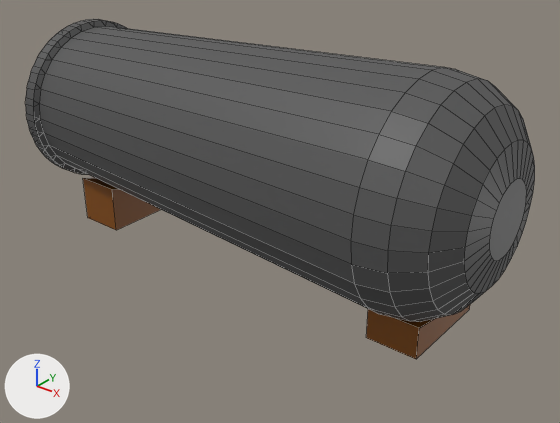
What one commit did to the FBX model Assets/Models/Obstacles/cannon.fbx.
Camera for both pictures: a camera (50 mm lens) standing at (5.4, -6.08, 2.27) and looking at (0.53, 0.01, -1.51). Arrows for +X, +Y and +Z are at lower left; the lights stay in place. The picture after the commit comes second. Mesh edges are drawn as thin lines. Where no turn or scale is listed for an object, it has been applied to the vertices.

In view in the first picture: 'Cannon'.
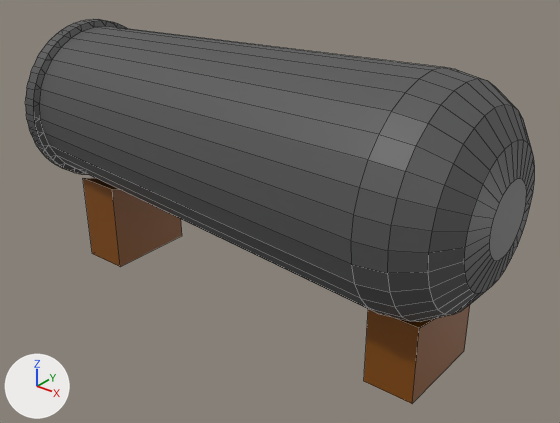
The newer file is also turned or shifted as a whole; pictures and numbers use the older file's frame.

Pixel boxes [x1, y1, x2, y2] of what changed, in the pictures (560 x 423 px; the box of a moved part takes in the faces that stretch with it):
'Cannon', reshaped (13% taller): before [25, 19, 535, 359]; after [25, 19, 535, 404]
part 1 of me_cube_006, moved or reshaped: before [83, 178, 161, 230]; after [83, 178, 182, 267]
part 2 of me_cube_006, moved or reshaped: before [366, 305, 470, 359]; after [364, 305, 470, 404]

The edits, one by one:
me_cube_006 is used by ob_cannon; location (0.0, 0.0, 0.0).
Verts and faces of me_cube_006; kept vertices keep their numbers, new ones are numbered from 468.
Before the commit, vertices of me_cube_006: 0 (-1.65, -0.56, -2.21) at pixel (116, 230), 2 (-2.21, -0.56, -2.21) at pixel (87, 217), 4 (-1.65, 0.56, -2.21), 6 (-2.21, 0.56, -2.21).
Before the commit, vertices of me_cube_006: 8 (2.65, -0.56, -2.21) at pixel (416, 359), 10 (2.08, -0.56, -2.21) at pixel (366, 337), 12 (2.65, 0.56, -2.21) at pixel (469, 309), 14 (2.08, 0.56, -2.21).
me_cube_006 had 468 vertices, 464 faces and spanned x -2.63..3.13, y -1.2..1.2, z -2.21..0.4.
me_cube_006 now has 500 vertices, 464 faces and spans x -2.63..3.13, y -1.2..1.2, z -2.75..0.4.
Part 1, on me_cube_006:
Vertices 0, 2, 4, 6 move by (0.0, 0.0, -0.54).
Part 2, on me_cube_006:
Vertices 8, 10, 12, 14 move by (0.0, 0.0, -0.54).
Other edits to the shape of me_cube_006 do not show in these pictures.
